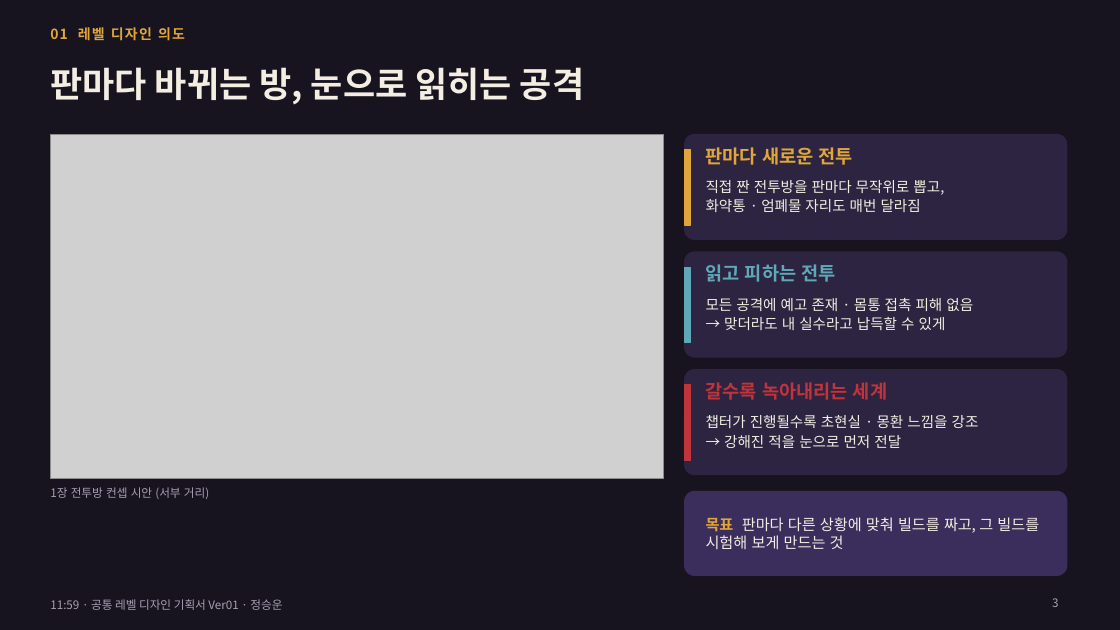
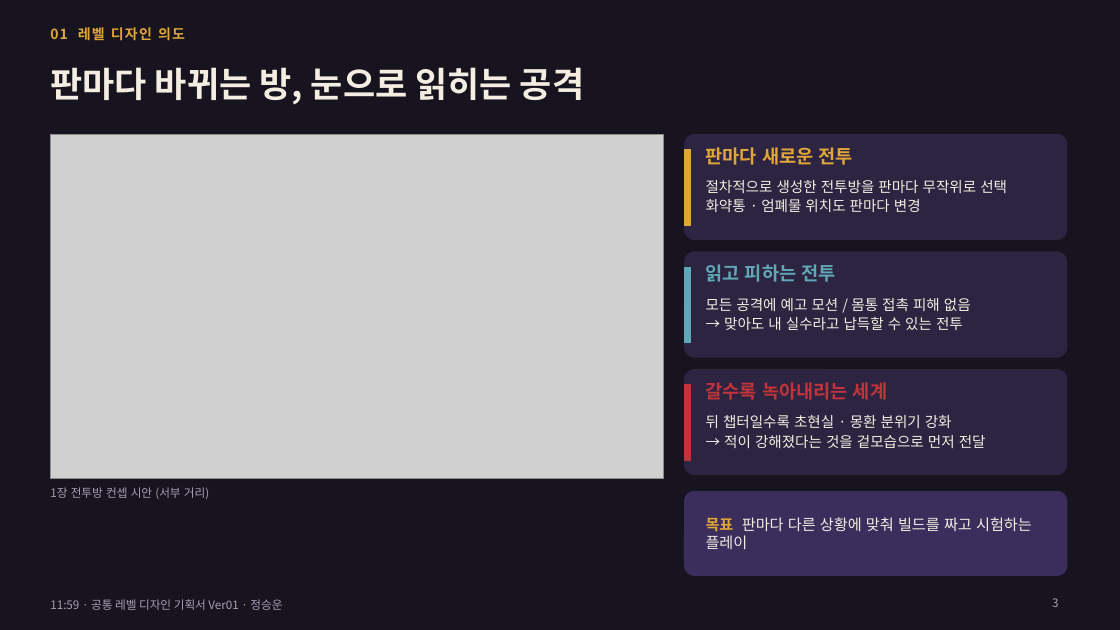
Before and after one commit to inory16351/Cat_Tang, a slide deck: slide 3 of docs/1159_공통_레벨디자인_기획서_20261116_정승운_Ver01.pptx. Drawn at 1120x630 pixels with LibreOffice and Linux fonts; fonts in the diff are those of the drawing; grey boxes stand for pictures. Boxes give left, top, right and bottom in pixels: in the first picture for what was removed or moved away, otherwise in the second. Text is boxed around its words. In the diff, an @@ line names an element or a change of style, - is before the commit and + after.

```diff
--- a/docs/1159_공통_레벨디자인_기획서_20261116_정승운_Ver01.pptx
+++ b/docs/1159_공통_레벨디자인_기획서_20261116_정승운_Ver01.pptx
@@ text at bbox=[706, 180, 1007, 212]: text changed @@
-직접 짠 전투방을 판마다 무작위로 뽑고,
-화약통 · 엄폐물 자리도 매번 달라짐
+절차적으로 생성한 전투방을 판마다 무작위로 선택
+화약통 · 엄폐물 위치도 판마다 변경
@@ text at bbox=[706, 298, 971, 330]: text changed @@
-모든 공격에 예고 존재 · 몸통 접촉 피해 없음
-→ 맞더라도 내 실수라고 납득할 수 있게
+모든 공격에 예고 모션 / 몸통 접촉 피해 없음
+→ 맞아도 내 실수라고 납득할 수 있는 전투
@@ text at bbox=[706, 415, 986, 448]: text changed @@
-챕터가 진행될수록 초현실 · 몽환 느낌을 강조
-→ 강해진 적을 눈으로 먼저 전달
+뒤 챕터일수록 초현실 · 몽환 분위기 강화
+→ 적이 강해졌다는 것을 겉모습으로 먼저 전달
@@ text at bbox=[706, 517, 1032, 549]: text changed @@
-목표 판마다 다른 상황에 맞춰 빌드를 짜고, 그 빌드를 시험해 보게 만드는 것
+목표 판마다 다른 상황에 맞춰 빌드를 짜고 시험하는 플레이
```
Also in this commit, not shown: 9 other slides changed, 1 other file.
